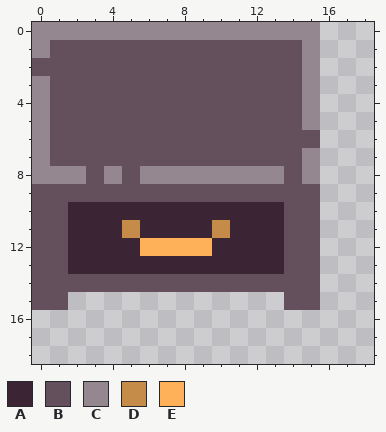
Two versions of one pixel-art sprite, assets/floor_1_obj_2.png. The picture above is the old version.
The file is 32x32 pixels. Shown: x 0..18, y 0..18.
Palette (. is transparent): A #3b2433  B #63505c  C #948790  D #c58b49  E #ffb159
Pixels before, first column x 0:
 0 CCCCCCCCCCCCCCCC
 1 CBBBBBBBBBBBBBBC
 2 BBBBBBBBBBBBBBBC
 3 CBBBBBBBBBBBBBBC
 4 CBBBBBBBBBBBBBBC
 5 CBBBBBBBBBBBBBBC
 6 CBBBBBBBBBBBBBBB
 7 CBBBBBBBBBBBBBBC
 8 CCCBCBCCCCCCCCBC
 9 BBBBBBBBBBBBBBBB
10 BBAAAAAAAAAAAABB
11 BBAAADAAAADAAABB
12 BBAAAAEEEEAAAABB
13 BBAAAAAAAAAAAABB
14 BBBBBBBBBBBBBBBB
15 BB............BB
And afterwards:
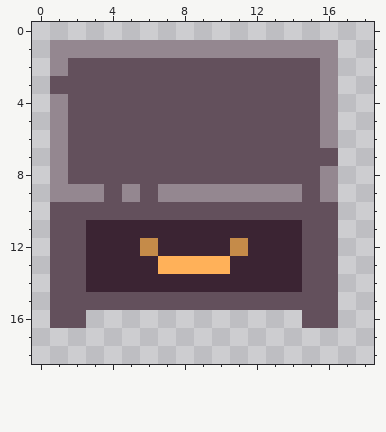
Edits made:
y 0: x 0..15 CCCCCCCCCCCCCCCC -> ................
y 1: x 0..14 CBBBBBBBBBBBBBB -> .CCCCCCCCCCCCCC; x 16 . -> C
y 2: x 0..1 BB -> .C; x 15..16 C. -> BC
y 3: x 0 C -> .; x 15..16 C. -> BC
y 4..5: x 0..1 CB -> .C; x 15..16 C. -> BC
y 6: x 0..1 CB -> .C; x 16 . -> C
y 7: x 0..1 CB -> .C; x 15..16 C. -> BB
y 8: x 0 C -> .; x 2 C -> B; x 4 C -> B; x 6..13 CCCCCCCC -> BBBBBBBB; x 15..16 C. -> BC
y 9: x 0..3 BBBB -> .CCC; x 5 B -> C; x 7..14 BBBBBBBB -> CCCCCCCC; x 16 . -> C
y 10: x 0 B -> .; x 2..13 AAAAAAAAAAAA -> BBBBBBBBBBBB; x 16 . -> B
y 11: x 0 B -> .; x 2 A -> B; x 5 D -> A; x 10 D -> A; x 14 B -> A; x 16 . -> B
y 12: x 0 B -> .; x 2 A -> B; x 6..9 EEEE -> DAAA; x 11 A -> D; x 14 B -> A; x 16 . -> B
y 13: x 0 B -> .; x 2 A -> B; x 7..10 AAAA -> EEEE; x 14 B -> A; x 16 . -> B
y 14: x 0 B -> .; x 3..14 BBBBBBBBBBBB -> AAAAAAAAAAAA; x 16 . -> B
y 15: x 0 B -> .; x 2..13 ............ -> BBBBBBBBBBBB; x 16 . -> B
y 16: x 1..2 .. -> BB; x 15..16 .. -> BB
Changed places in both pictures, as pixel boxes (x1, y1, x2, y2):
changed: (32, 22, 338, 328)
